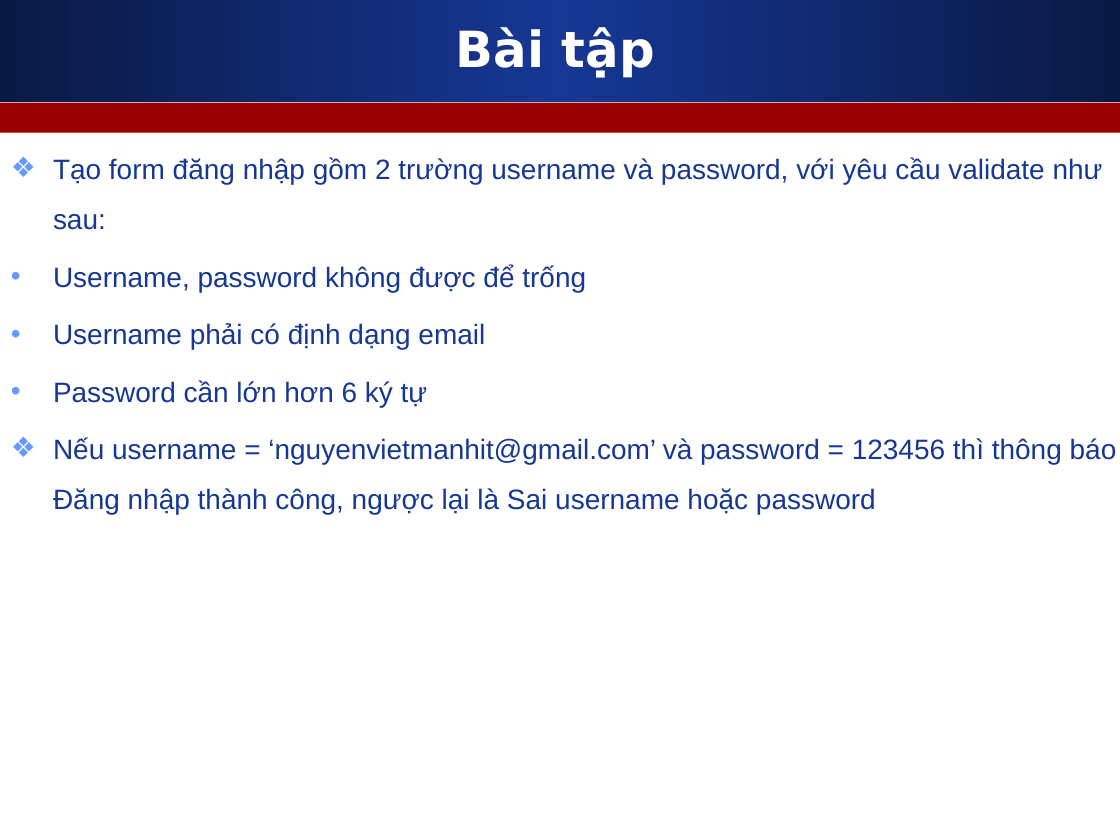
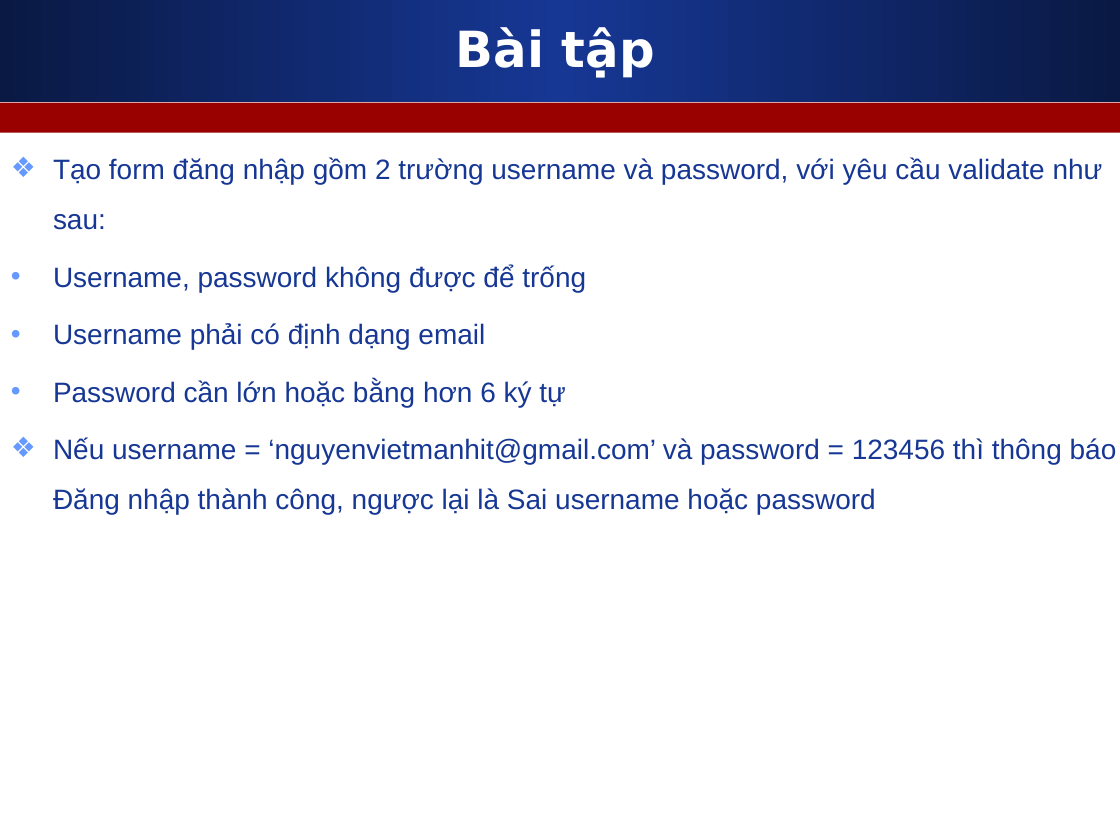
Before and after one commit to melng124/php39_devpro, a slide deck: slide 6 of Day14_Form/Slides/3_Validate_And_Submit_Form.ppt. Drawn at 1120x840 pixels with LibreOffice and Linux fonts; fonts in the diff are those of the drawing. Boxes give left, top, right and bottom in pixels: in the first picture for what was removed or moved away, otherwise in the second. Text is boxed around its words. In the diff, an @@ line names an element or a change of style, - is before the commit and + after.

```diff
--- a/Day14_Form/Slides/3_Validate_And_Submit_Form.ppt
+++ b/Day14_Form/Slides/3_Validate_And_Submit_Form.ppt
@@ text at [53,380,565,407]: text changed @@
-• Password cần lớn hơn 6 ký tự
+• Password cần lớn hoặc bằng hơn 6 ký tự
```
Also in this commit, not shown: 8 other files.
